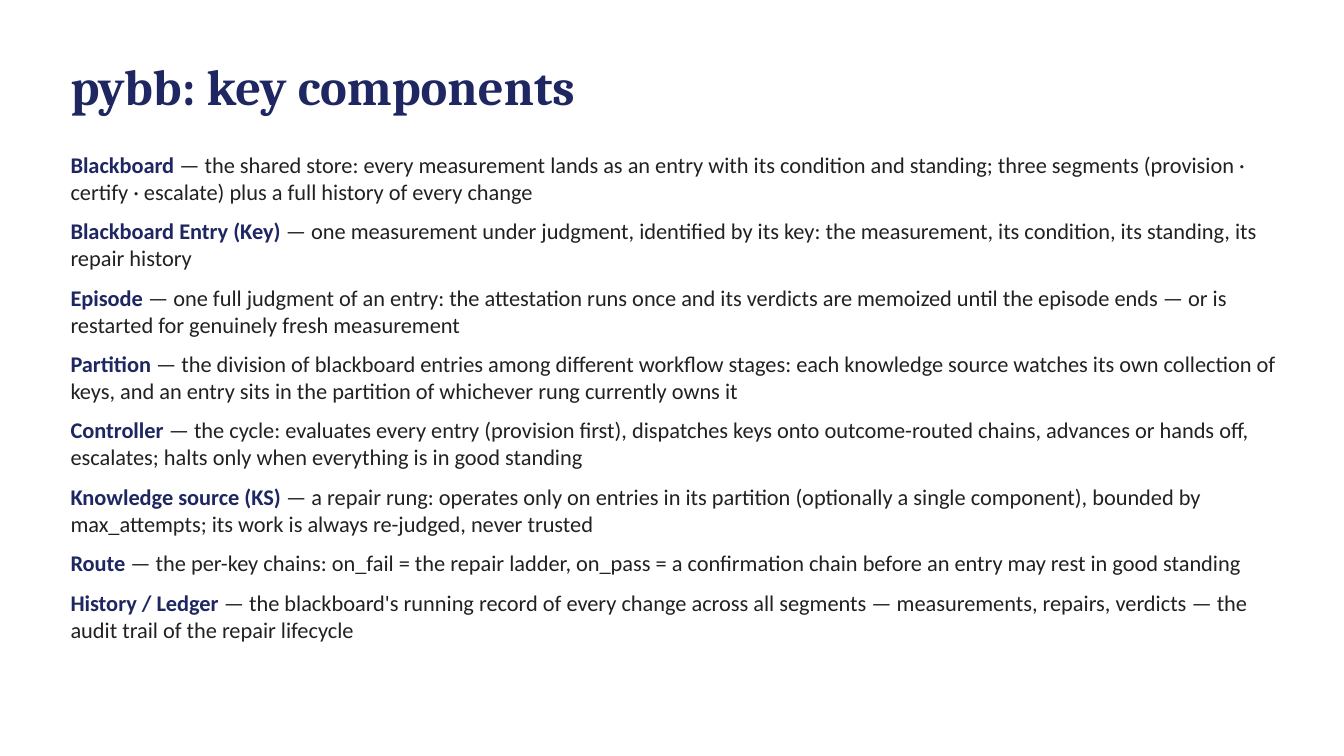
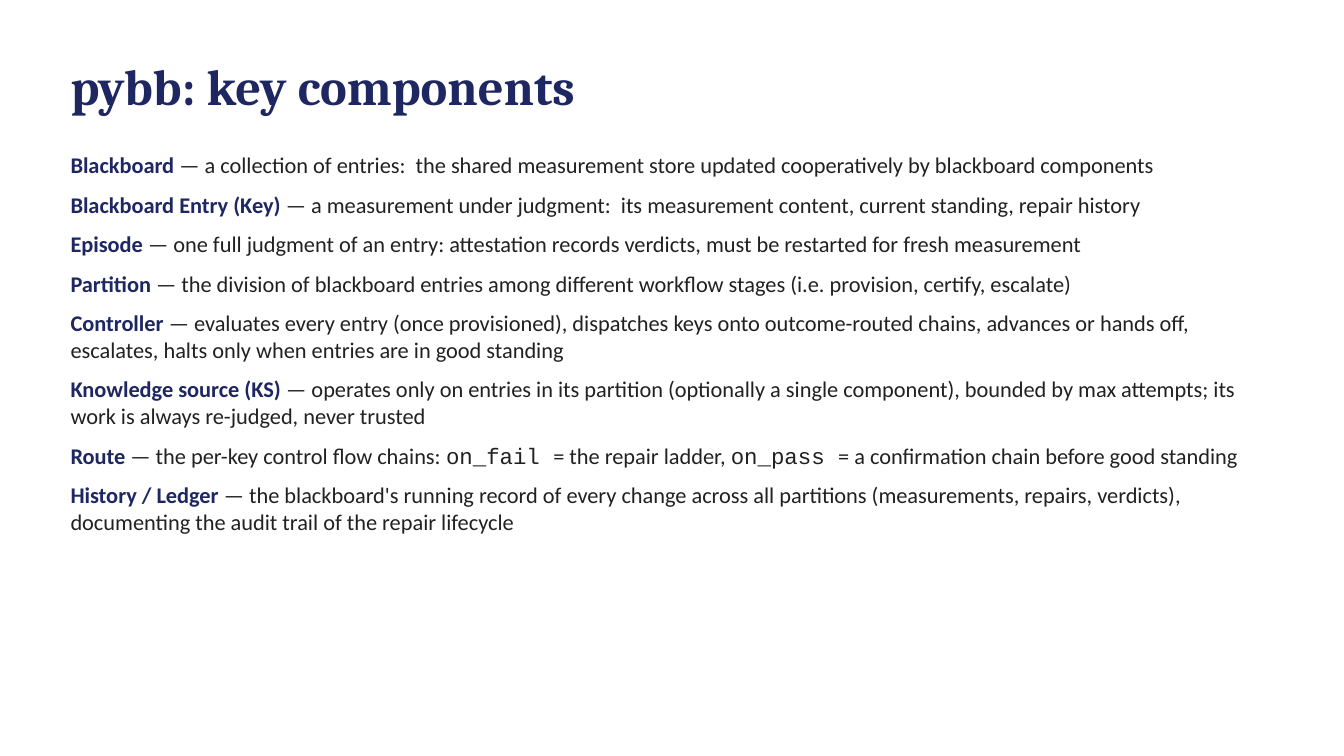
Before and after one commit to ku-sldg/pybb, a slide deck: slide 6 of docs/video_slides_draft.pptx. Drawn at 1344x756 pixels with LibreOffice and Linux fonts; fonts in the diff are those of the drawing. Boxes give left, top, right and bottom in pixels: in the first picture for what was removed or moved away, otherwise in the second. Text is boxed around its words. In the diff, an @@ line names an element or a change of style, - is before the commit and + after.

```diff
--- a/docs/video_slides_draft.pptx
+++ b/docs/video_slides_draft.pptx
@@ text at (71, 157, 1237, 534): text changed @@
-• Blackboard — the shared store: every measurement lands as an entry with its condition and standing; three segments (provision · certify · escalate) plus a full history of every change
-• Blackboard Entry (Key) — one measurement under judgment, identified by its key: the measurement, its condition, its standing, its repair history
-• Episode — one full judgment of an entry: the attestation runs once and its verdicts are memoized until the episode ends — or is restarted for genuinely fresh measurement
-• Partition — the division of blackboard entries among different workflow stages: each knowledge source watches its own collection of keys, and an entry sits in the partition of whichever rung currently owns it
-• Controller — the cycle: evaluates every entry (provision first), dispatches keys onto outcome-routed chains, advances or hands off, escalates; halts only when everything is in good standing
-• Knowledge source (KS) — a repair rung: operates only on entries in its partition (optionally a single component), bounded by max_attempts; its work is always re-judged, never trusted
-• Route — the per-key chains: on_fail = the repair ladder, on_pass = a confirmation chain before an entry may rest in good standing
-• History / Ledger — the blackboard's running record of every change across all segments — measurements, repairs, verdicts — the audit trail of the repair lifecycle
+• Blackboard — a collection of entries: the shared measurement store updated cooperatively by blackboard components
+• Blackboard Entry (Key) — a measurement under judgment: its measurement content, current standing, repair history
+• Episode — one full judgment of an entry: attestation records verdicts, must be restarted for fresh measurement
+• Partition — the division of blackboard entries among different workflow stages (i.e. provision, certify, escalate)
+• Controller — evaluates every entry (once provisioned), dispatches keys onto outcome-routed chains, advances or hands off, escalates, halts only when entries are in good standing
+• Knowledge source (KS) — operates only on entries in its partition (optionally a single component), bounded by max attempts; its work is always re-judged, never trusted
+• Route — the per-key control flow chains: on_fail = the repair ladder, on_pass = a confirmation chain before good standing
+• History / Ledger — the blackboard's running record of every change across all partitions (measurements, repairs, verdicts), documenting the audit trail of the repair lifecycle
```
Also in this commit, not shown: 1 other slide changed, 2 other files.
